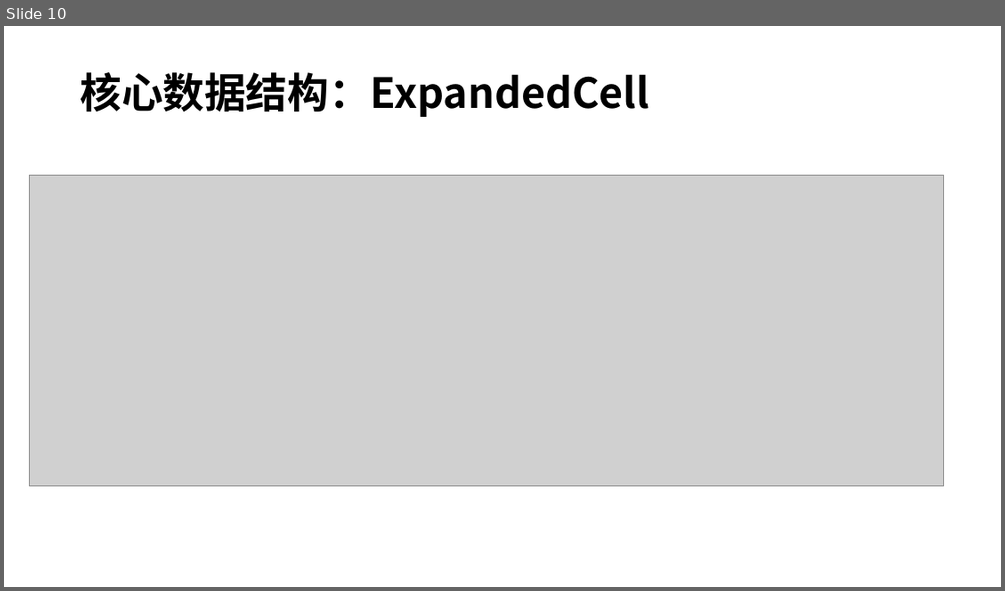
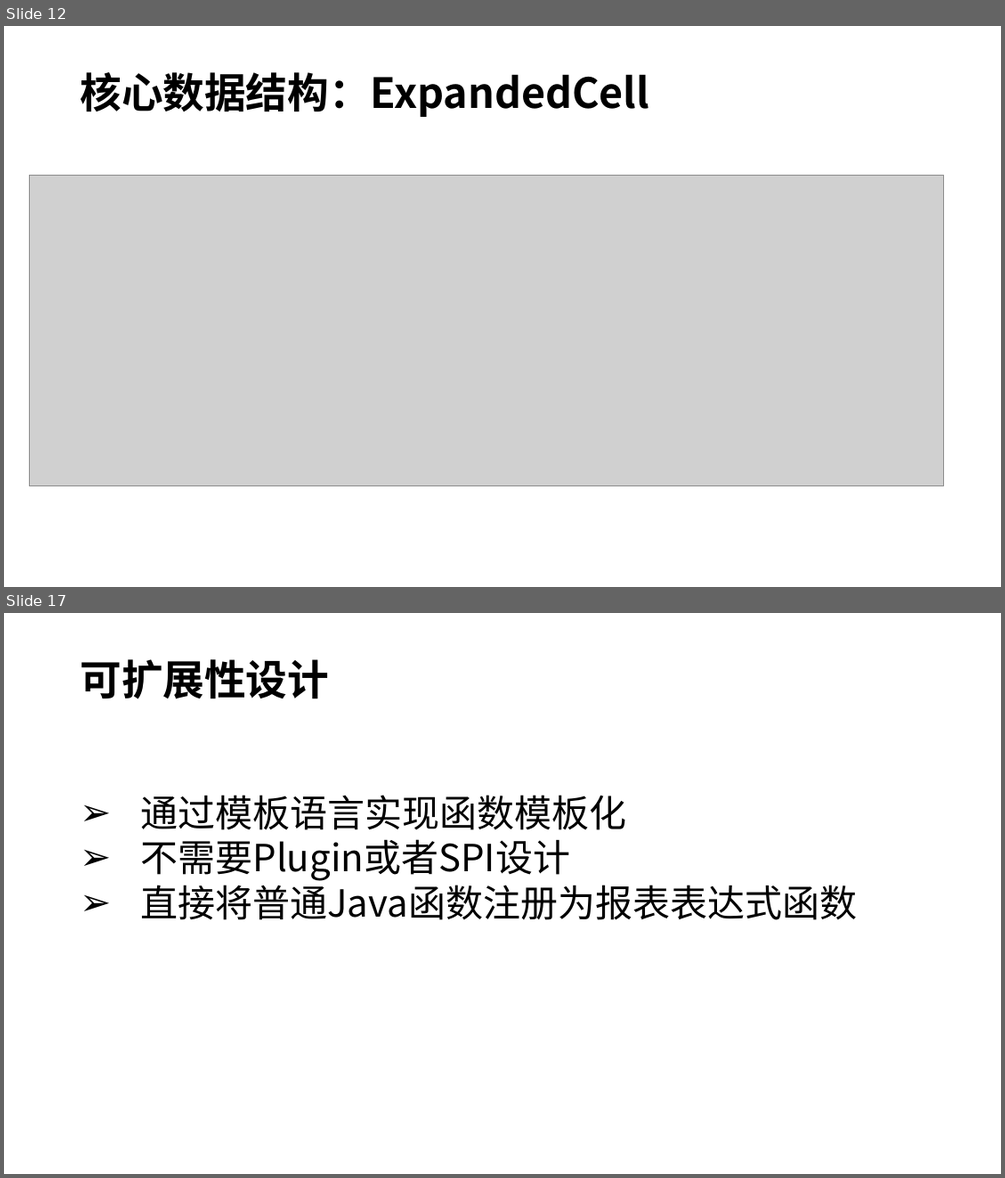
Before and after one commit to entropy-cloud/nop-entropy, a slide deck: docs/ppt/nop-report.pptx. Shown one above the other, each under a label of ours: slide 10 before the commit, slides 12 and 17 after it; the slides between them are not shown. The pictures are 1005x591 and 1005x1178 pixels, drawn with LibreOffice and Linux fonts; fonts in the diff are those of the drawing; grey boxes stand for pictures. Boxes give left, top, right and bottom in pixels: in the first picture for what was removed or moved away, otherwise in the second. Text is boxed around its words. In the diff, an @@ line names an element or a change of style, - is before the commit and + after.

```diff
--- a/docs/ppt/nop-report.pptx
+++ b/docs/ppt/nop-report.pptx
@@ slide 17 added at <box>4,613,1001,1174</box>, background #FFFFFF @@
@@ title added at <box>80,659,329,699</box>, 40 pt, text #000000, bold @@
+可扩展性设计
@@ text added at <box>140,795,857,920</box>, 36 pt, text #000000 @@
+➢ 通过模板语言实现函数模板化
+➢ 不需要Plugin或者SPI设计
+➢ 直接将普通Java函数注册为报表表达式函数
@@ what was slide 10 is now slide 12 @@
```
Also in this commit, not shown: 3 slides changed, 1 other slide added, 1 other file.
